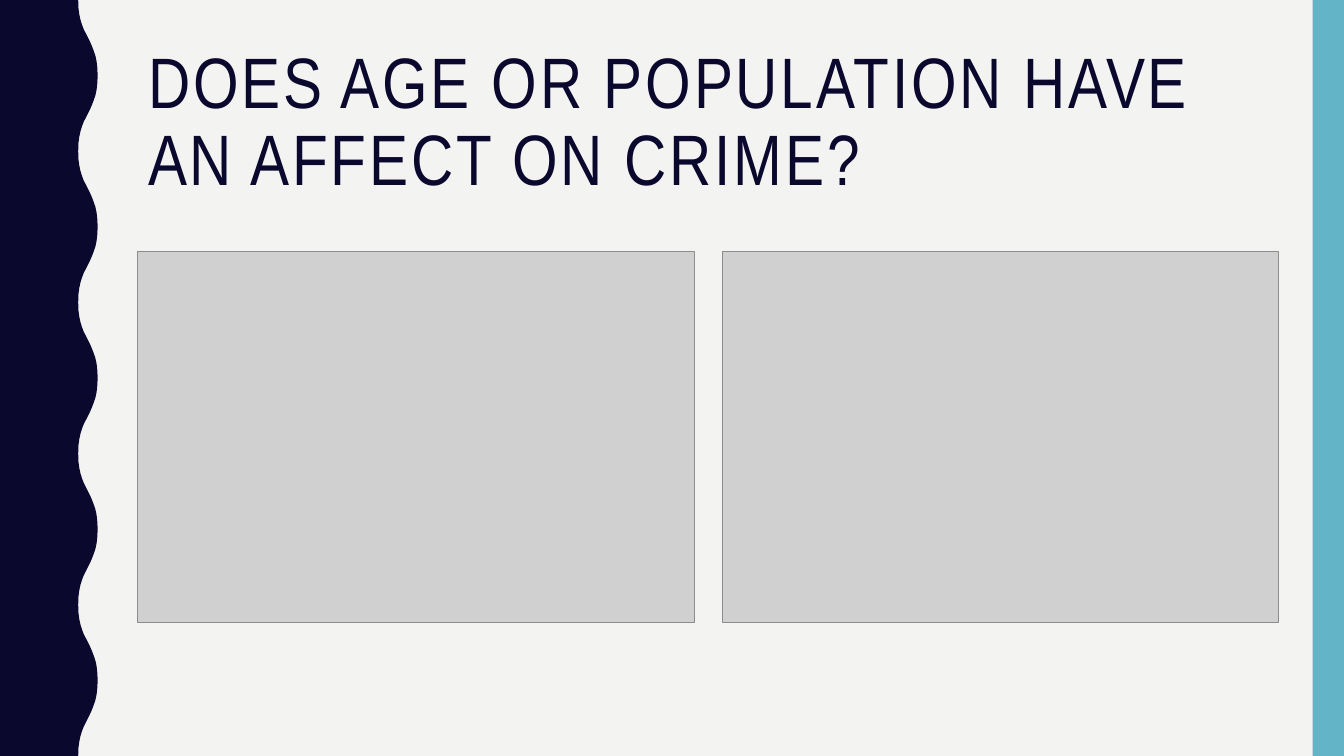
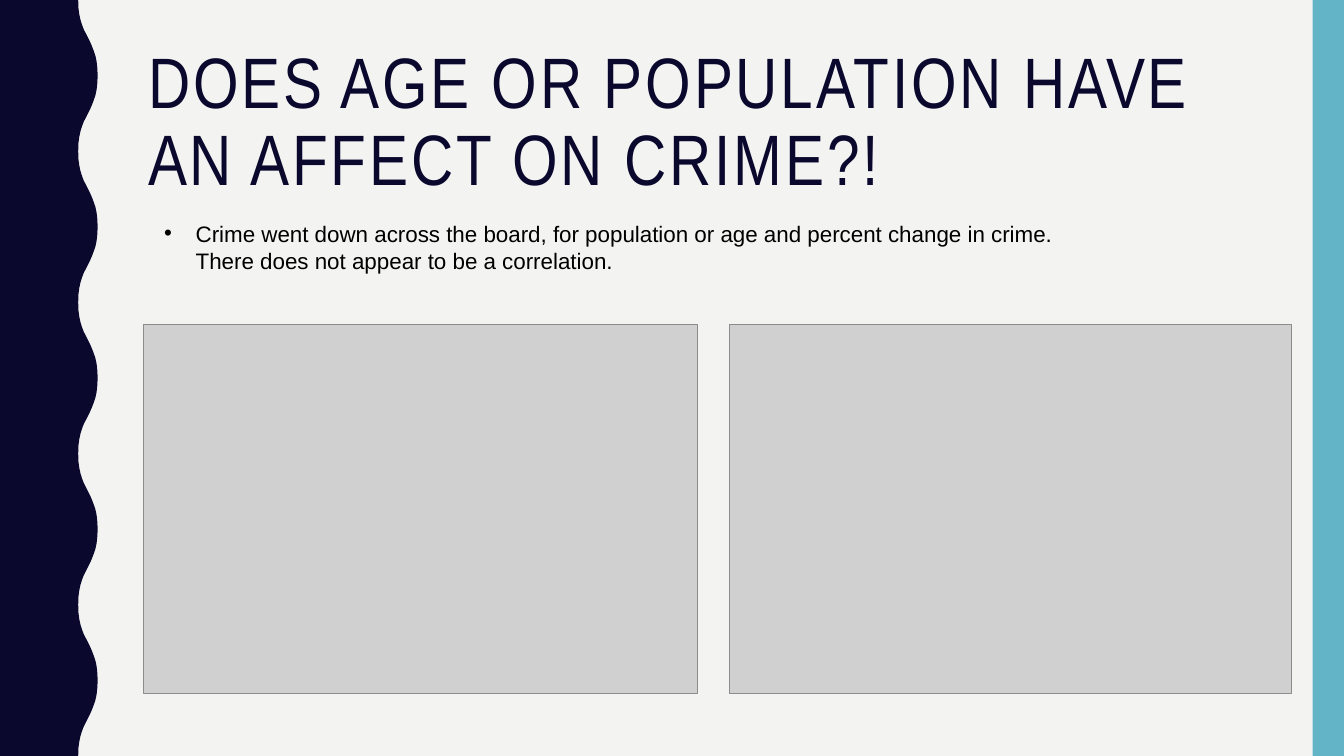
Before and after one commit to Kerrykova/Project1, a slide deck: slide 8 of Presentation/Presentation Final.pptx (slide 6 before the commit). Drawn at 1344x756 pixels with LibreOffice and Linux fonts; fonts in the diff are those of the drawing; grey boxes stand for pictures. Boxes give left, top, right and bottom in pixels: in the first picture for what was removed or moved away, otherwise in the second. Text is boxed around its words. In the diff, an @@ line names an element or a change of style, - is before the commit and + after.

```diff
--- a/Presentation/Presentation Final.pptx
+++ b/Presentation/Presentation Final.pptx
@@ title at (x1=148, y1=58, x2=1187, y2=186): text changed @@
-DOES AGE OR POPULATION HAVE AN AFFECT ON CRIME?
+DOES AGE OR POPULATION HAVE AN AFFECT ON CRIME?!
@@ text added at (x1=196, y1=225, x2=1052, y2=274), 16 pt, text #000000 @@
+• Crime went down across the board, for population or age and percent change in crime. There does not appear to be a correlation.
@@ picture moved from (x1=138, y1=252, x2=695, y2=623) to (x1=144, y1=325, x2=698, y2=694) @@
@@ picture resized from (x1=722, y1=252, x2=1278, y2=623) to (x1=729, y1=325, x2=1292, y2=693) @@
```
Also in this commit, not shown: 7 other slides changed, 1 slide added.
